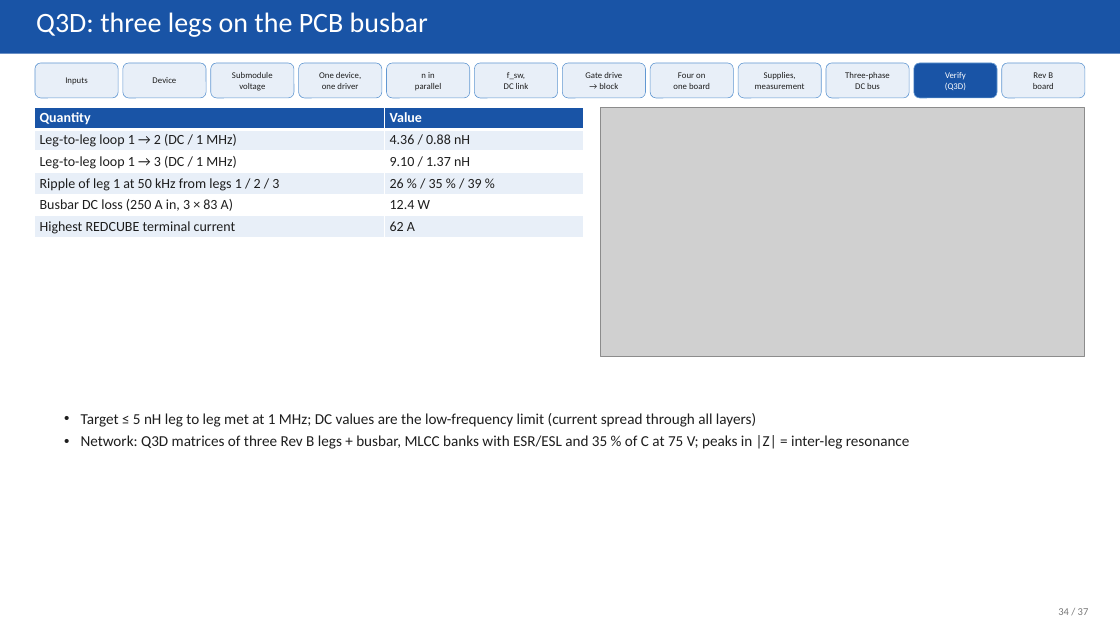
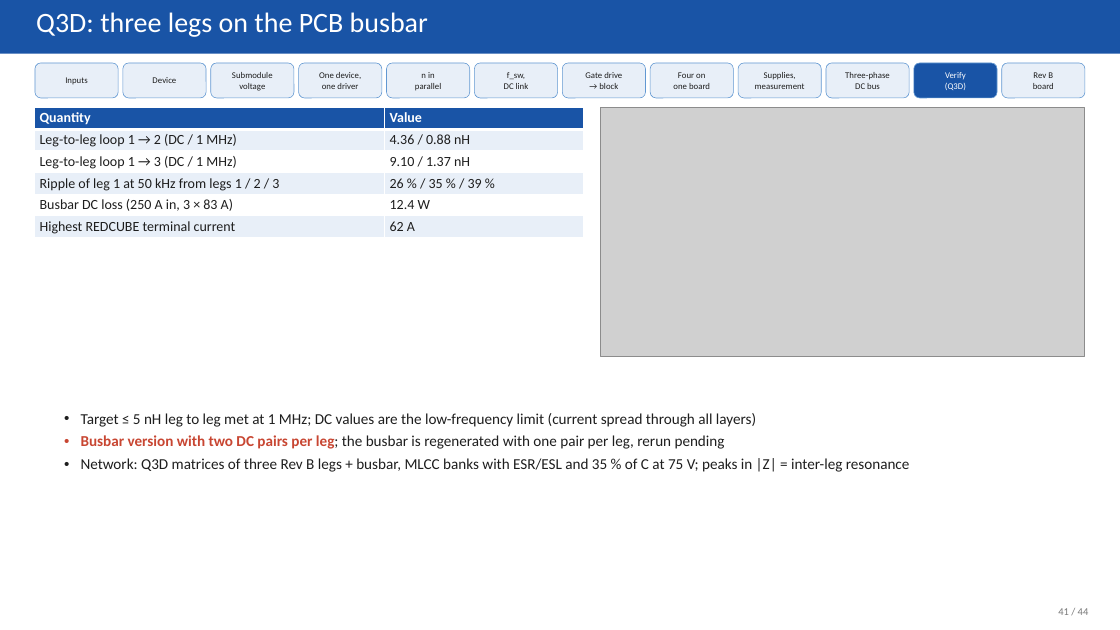
Before and after one commit to EnesAyaz/KTH, a slide deck: slide 41 of PCB-Design/reports/slides/spb_revb_design_flow.pptx (slide 34 before the commit). Drawn at 1120x630 pixels with LibreOffice and Linux fonts; fonts in the diff are those of the drawing; grey boxes stand for pictures. Boxes give left, top, right and bottom in pixels: in the first picture for what was removed or moved away, otherwise in the second. Text is boxed around its words. In the diff, an @@ line names an element or a change of style, - is before the commit and + after.

```diff
--- a/PCB-Design/reports/slides/spb_revb_design_flow.pptx
+++ b/PCB-Design/reports/slides/spb_revb_design_flow.pptx
@@ text at bbox=[81, 435, 725, 449]: paragraph added @@
+• Busbar version with two DC pairs per leg; the busbar is regenerated with one pair per leg, rerun pending
@@ text at bbox=[1058, 608, 1089, 615]: text changed @@
-34 / 37
+41 / 44
```
Also in this commit, not shown: 34 other slides changed, 7 slides added, 44 other files.
